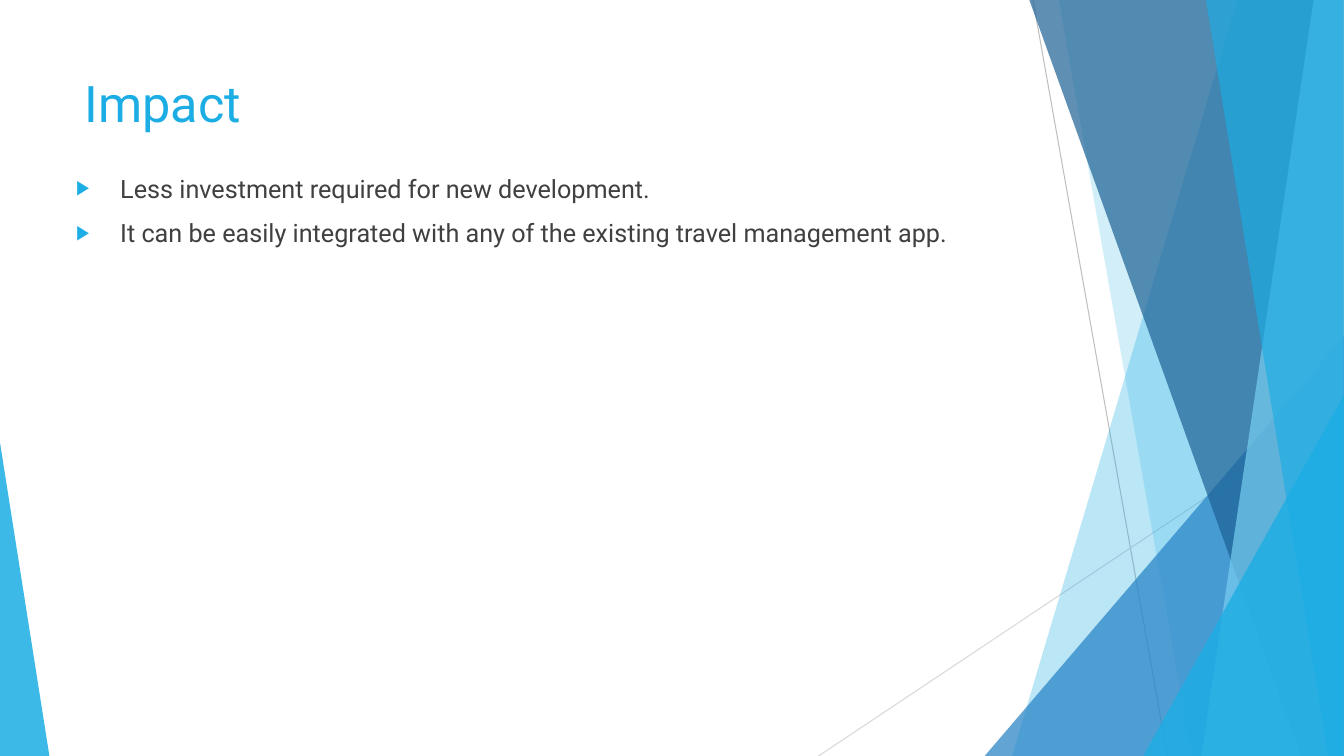
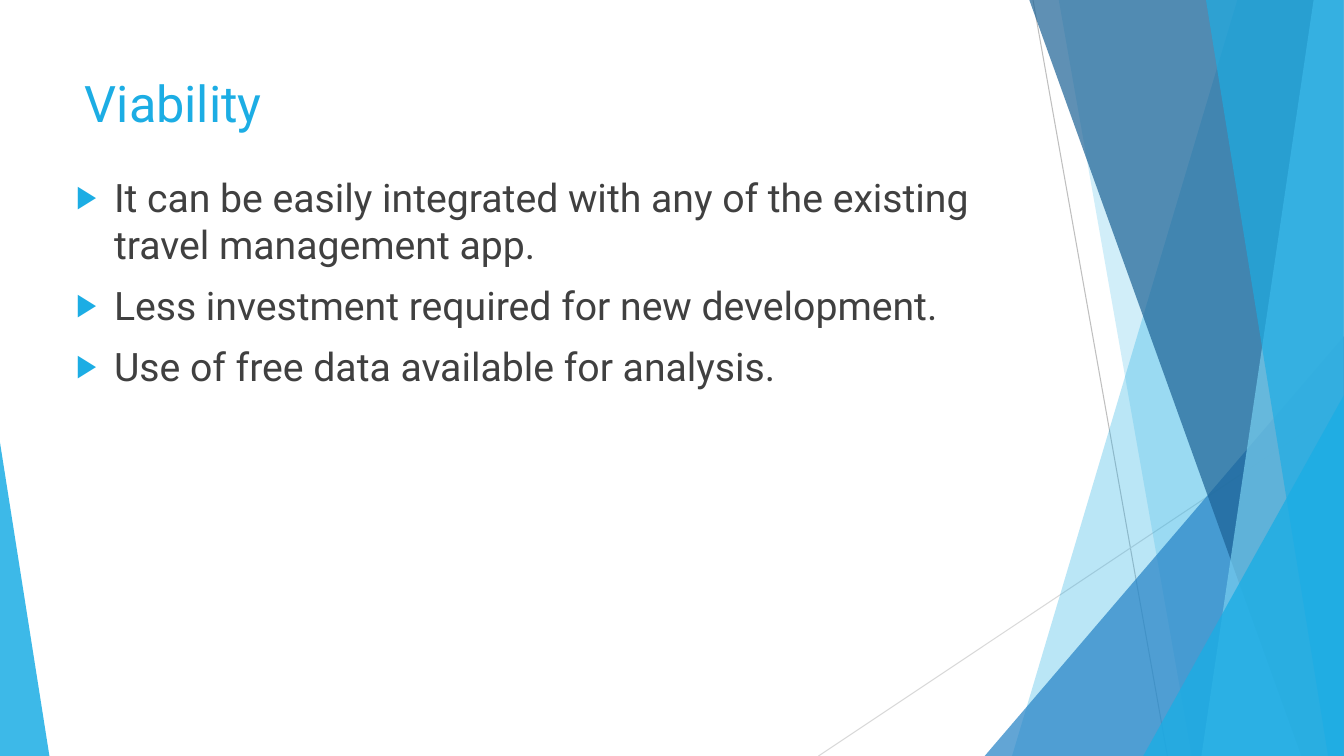
Before and after one commit to richa2810/tourism, a slide deck: slide 5 of Destination Analyzer –.pptx. Drawn at 1344x756 pixels with LibreOffice and Linux fonts; fonts in the diff are those of the drawing. Boxes give left, top, right and bottom in pixels: in the first picture for what was removed or moved away, otherwise in the second. Text is boxed around its words. In the diff, an @@ line names an element or a change of style, - is before the commit and + after.

```diff
--- a/Destination Analyzer –.pptx
+++ b/Destination Analyzer –.pptx
@@ title at [85,84,262,133]: text changed @@
-Impact
+Viability
@@ text at [114,182,969,267]: paragraph added @@
+▶ It can be easily integrated with any of the existing travel management app.
@@ text at [114,290,938,328]: size 18 to 28 pt in "Less investment required for new development." @@
@@ text at [114,351,775,390]: text changed; size 18 to 28 pt @@
-▶ It can be easily integrated with any of the existing travel management app.
+▶ Use of free data available for analysis.
```
Also in this commit, not shown: 1 other slide changed.
